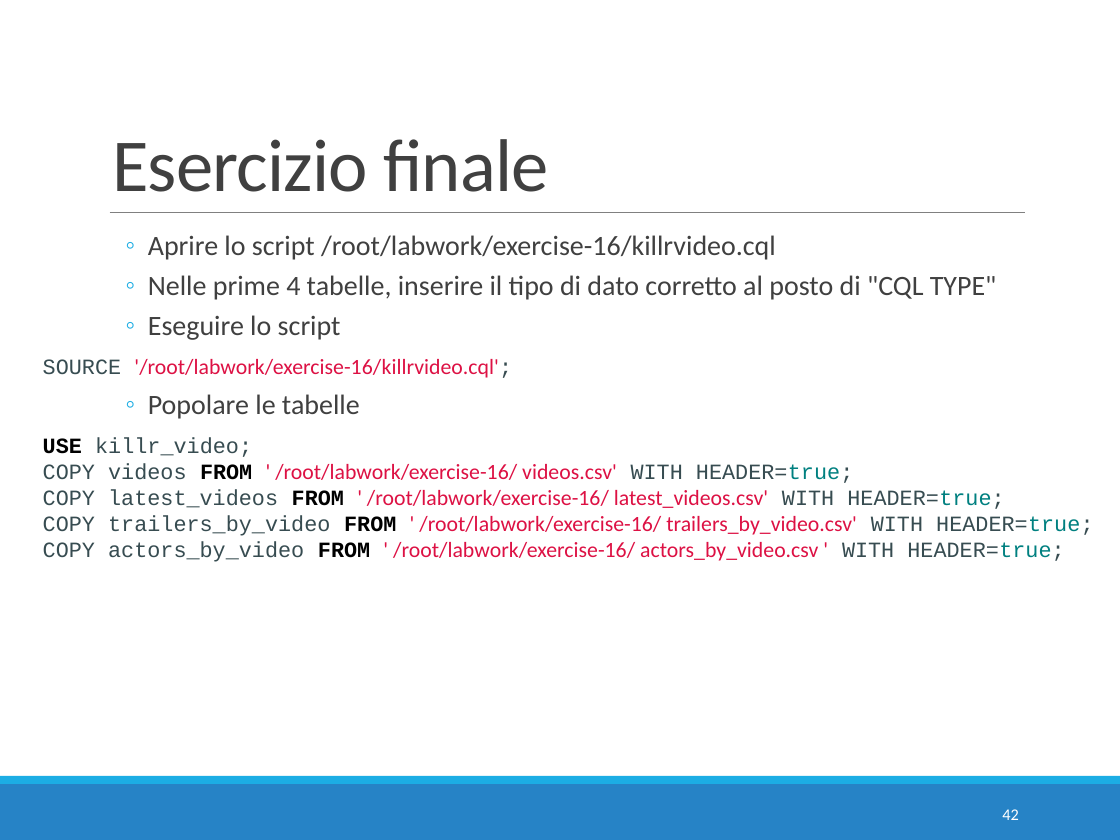
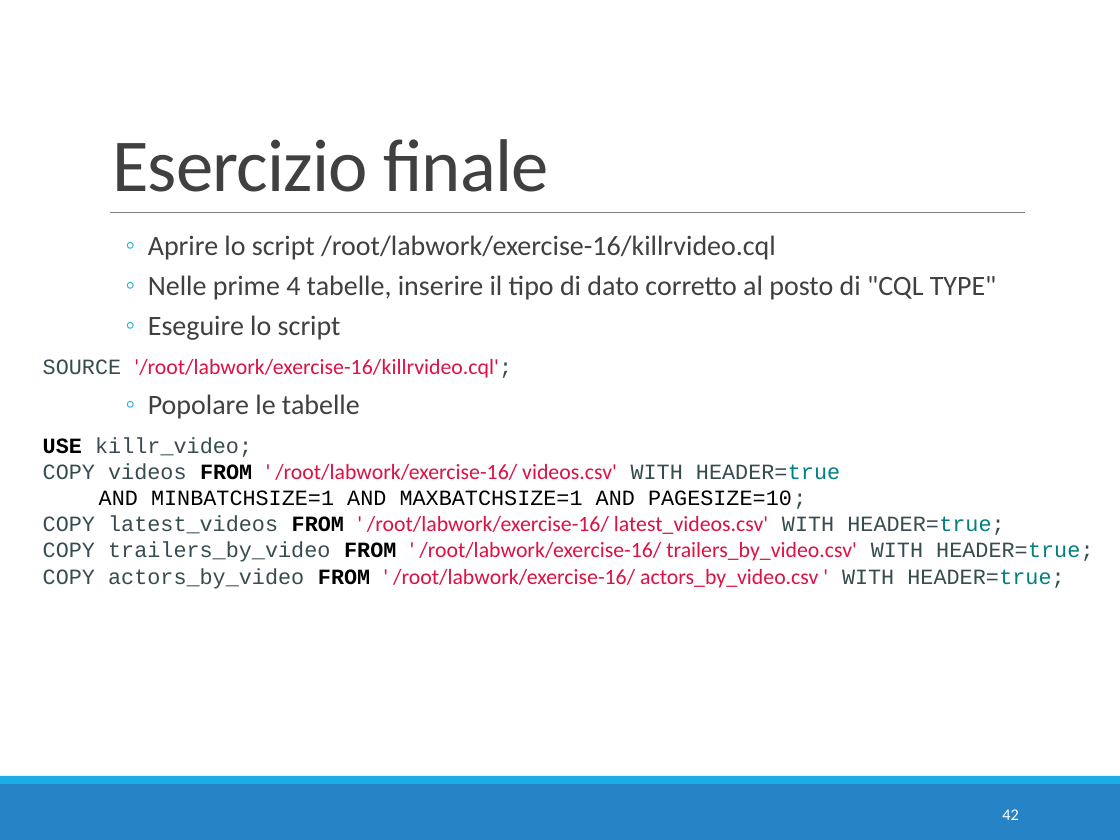
Before and after one commit to w4bo/teaching-nosql, a slide deck: slide 42 of slides/03 - E3 - Cassandra Modellazione.pptx. Drawn at 1120x840 pixels with LibreOffice and Linux fonts; fonts in the diff are those of the drawing. Boxes give left, top, right and bottom in pixels: in the first picture for what was removed or moved away, otherwise in the second. Text is boxed around its words. In the diff, an @@ line names an element or a change of style, - is before the commit and + after.

```diff
--- a/slides/03 - E3 - Cassandra Modellazione.pptx
+++ b/slides/03 - E3 - Cassandra Modellazione.pptx
@@ text at bbox=[43, 463, 840, 509]: text changed; font Calibri to Courier New; text colour #DD1144 to #000000 @@
-COPY videos FROM ' /root/labwork/exercise-16/ videos.csv' WITH HEADER=true;
+COPY videos FROM ' /root/labwork/exercise-16/ videos.csv' WITH HEADER=true
+AND MINBATCHSIZE=1 AND MAXBATCHSIZE=1 AND PAGESIZE=10;
```
Also in this commit, not shown: 12 other files.
